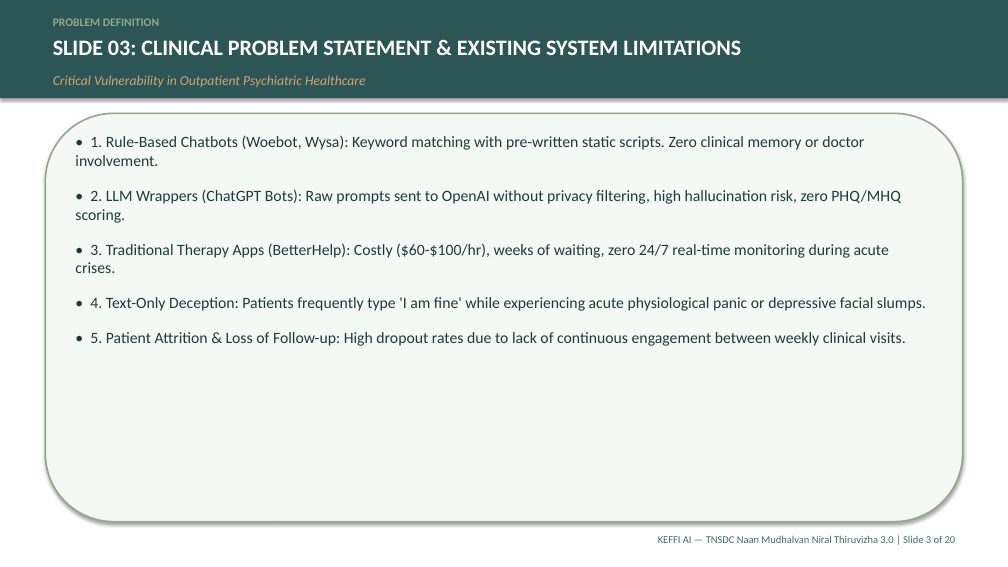
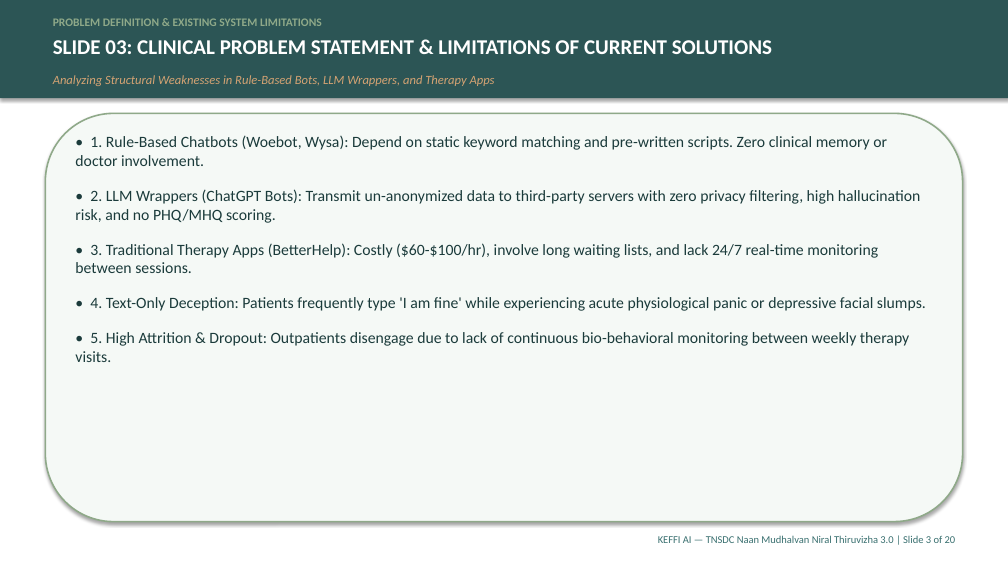
Before and after one commit to balajikrishnan031/Keffi-Test, a slide deck: slide 3 of Final_Submission_Pack/KEFFI_MASTER_20_SLIDE_PRESENTATION.pptx. Drawn at 1008x567 pixels with LibreOffice and Linux fonts; fonts in the diff are those of the drawing. Boxes give left, top, right and bottom in pixels: in the first picture for what was removed or moved away, otherwise in the second. Text is boxed around its words. In the diff, an @@ line names an element or a change of style, - is before the commit and + after.

Commit message:
Update Master 20-Slide Presentation Deck with zero grammar mistakes and complete scientific research text

```diff
--- a/Final_Submission_Pack/KEFFI_MASTER_20_SLIDE_PRESENTATION.pptx
+++ b/Final_Submission_Pack/KEFFI_MASTER_20_SLIDE_PRESENTATION.pptx
@@ text at box(53, 18, 322, 26): text changed @@
-PROBLEM DEFINITION
+PROBLEM DEFINITION & EXISTING SYSTEM LIMITATIONS
@@ text at box(53, 40, 772, 54): text changed; size 21 to 20 pt @@
-SLIDE 03: CLINICAL PROBLEM STATEMENT & EXISTING SYSTEM LIMITATIONS
+SLIDE 03: CLINICAL PROBLEM STATEMENT & LIMITATIONS OF CURRENT SOLUTIONS
@@ text at box(53, 75, 495, 86): text changed; size 13 to 12 pt @@
-Critical Vulnerability in Outpatient Psychiatric Healthcare
+Analyzing Structural Weaknesses in Rule-Based Bots, LLM Wrappers, and Therapy Apps
@@ text at box(75, 135, 921, 273): text changed @@
-• 1. Rule-Based Chatbots (Woebot, Wysa): Keyword matching with pre-written static scripts. Zero clinical memory or doctor involvement.
-• 2. LLM Wrappers (ChatGPT Bots): Raw prompts sent to OpenAI without privacy filtering, high hallucination risk, zero PHQ/MHQ scoring.
-• 3. Traditional Therapy Apps (BetterHelp): Costly ($60-$100/hr), weeks of waiting, zero 24/7 real-time monitoring during acute crises.
+• 1. Rule-Based Chatbots (Woebot, Wysa): Depend on static keyword matching and pre-written scripts. Zero clinical memory or doctor involvement.
+• 2. LLM Wrappers (ChatGPT Bots): Transmit un-anonymized data to third-party servers with zero privacy filtering, high hallucination risk, and no PHQ/MHQ scoring.
+• 3. Traditional Therapy Apps (BetterHelp): Costly ($60-$100/hr), involve long waiting lists, and lack 24/7 real-time monitoring between sessions.
@@ text at box(75, 332, 909, 362): text changed @@
-• 5. Patient Attrition & Loss of Follow-up: High dropout rates due to lack of continuous engagement between weekly clinical visits.
+• 5. High Attrition & Dropout: Outpatients disengage due to lack of continuous bio-behavioral monitoring between weekly therapy visits.
```
Also in this commit, not shown: 19 other slides changed, 3 other files.
